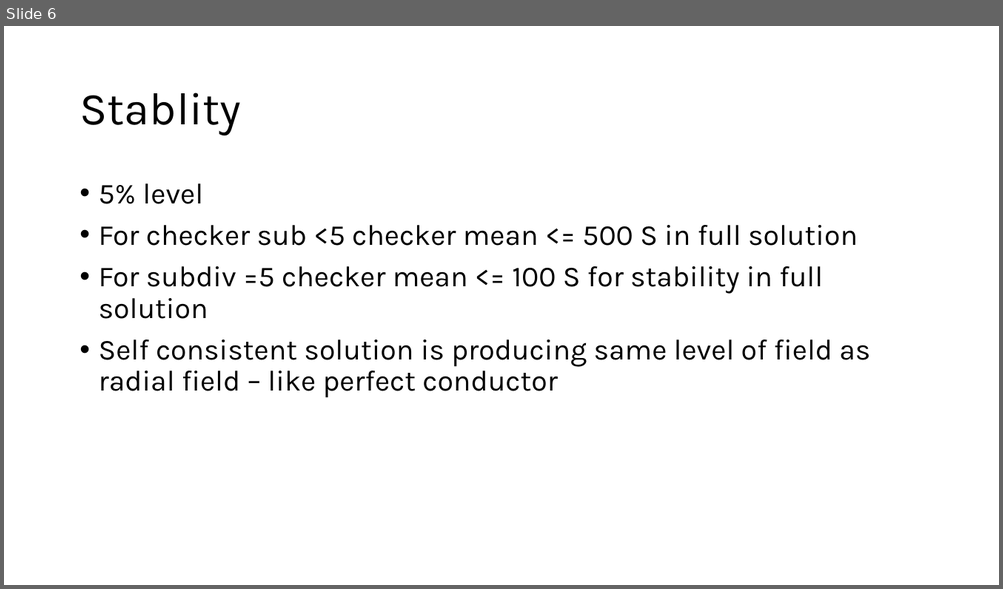
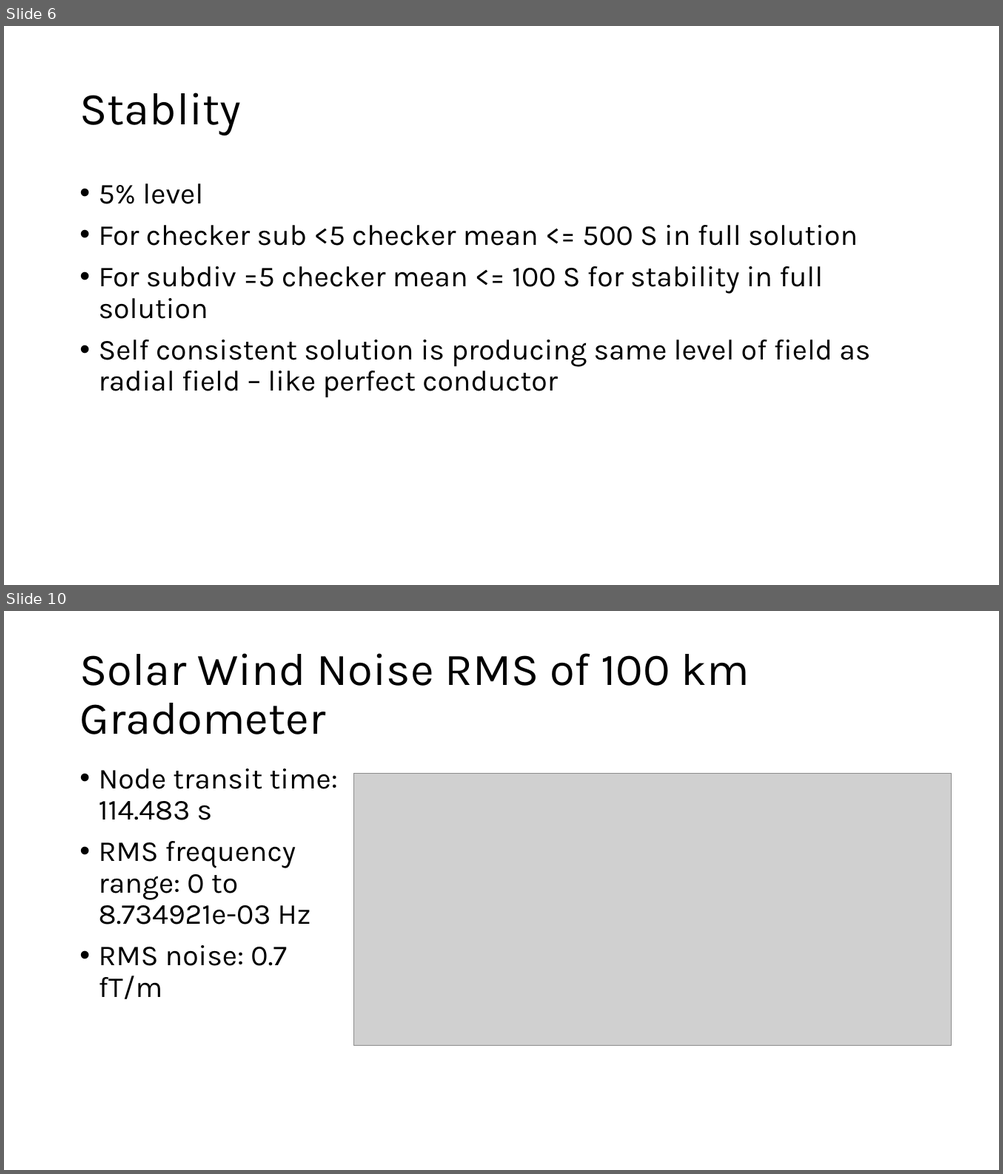
Before and after one commit to malindeman1999/gradiometer, a slide deck: Notes/Notes About Gradieometer.pptx. Shown one above the other, each under a label of ours: slide 6 before the commit, slides 6 and 10 after it; the slides between them are not shown. The pictures are 1003x589 and 1003x1174 pixels, drawn with LibreOffice and Linux fonts; fonts in the diff are those of the drawing; grey boxes stand for pictures. Boxes give left, top, right and bottom in pixels: in the first picture for what was removed or moved away, otherwise in the second. Text is boxed around its words. In the diff, an @@ line names an element or a change of style, - is before the commit and + after.

Commit message:
Unify solar wind plotting and update noise panels

```diff
--- a/Notes/Notes About Gradieometer.pptx
+++ b/Notes/Notes About Gradieometer.pptx
@@ slide 10 added at [4,611,999,1170], background #FFFFFF @@
@@ title added at [79,653,748,735], 44 pt, text #000000 @@
+Solar Wind Noise RMS of 100 km Gradometer
@@ text added at [99,769,338,999], 28 pt, text #000000 @@
+• Node transit time: 114.483 s
+• RMS frequency range: 0 to 8.734921e-03 Hz
+• RMS noise: 0.7 fT/m
@@ picture added at [354,773,950,1046] @@
```
Also in this commit, not shown: 1 slide changed, 2 other slides added, 11 other files.
